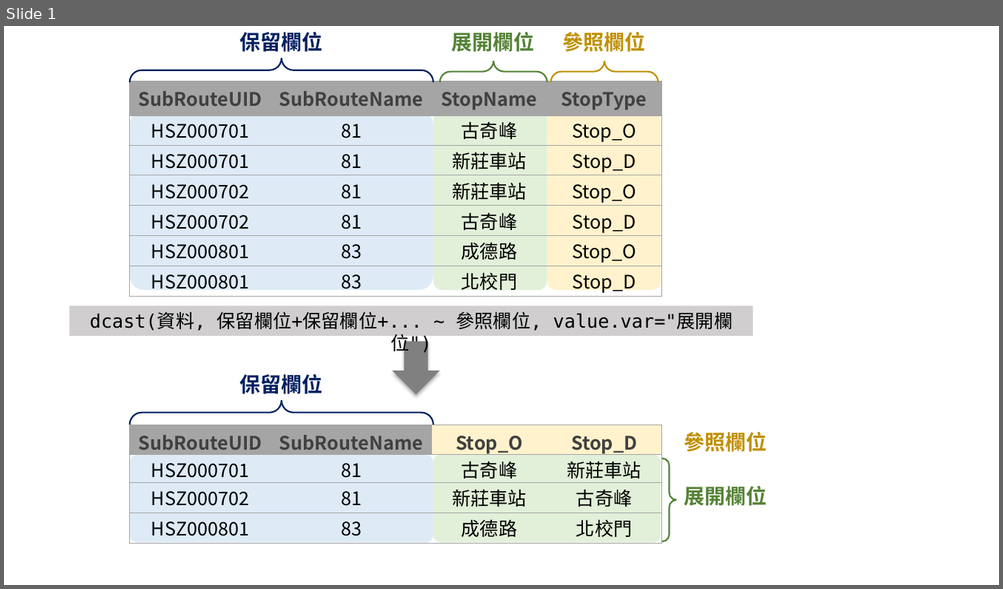
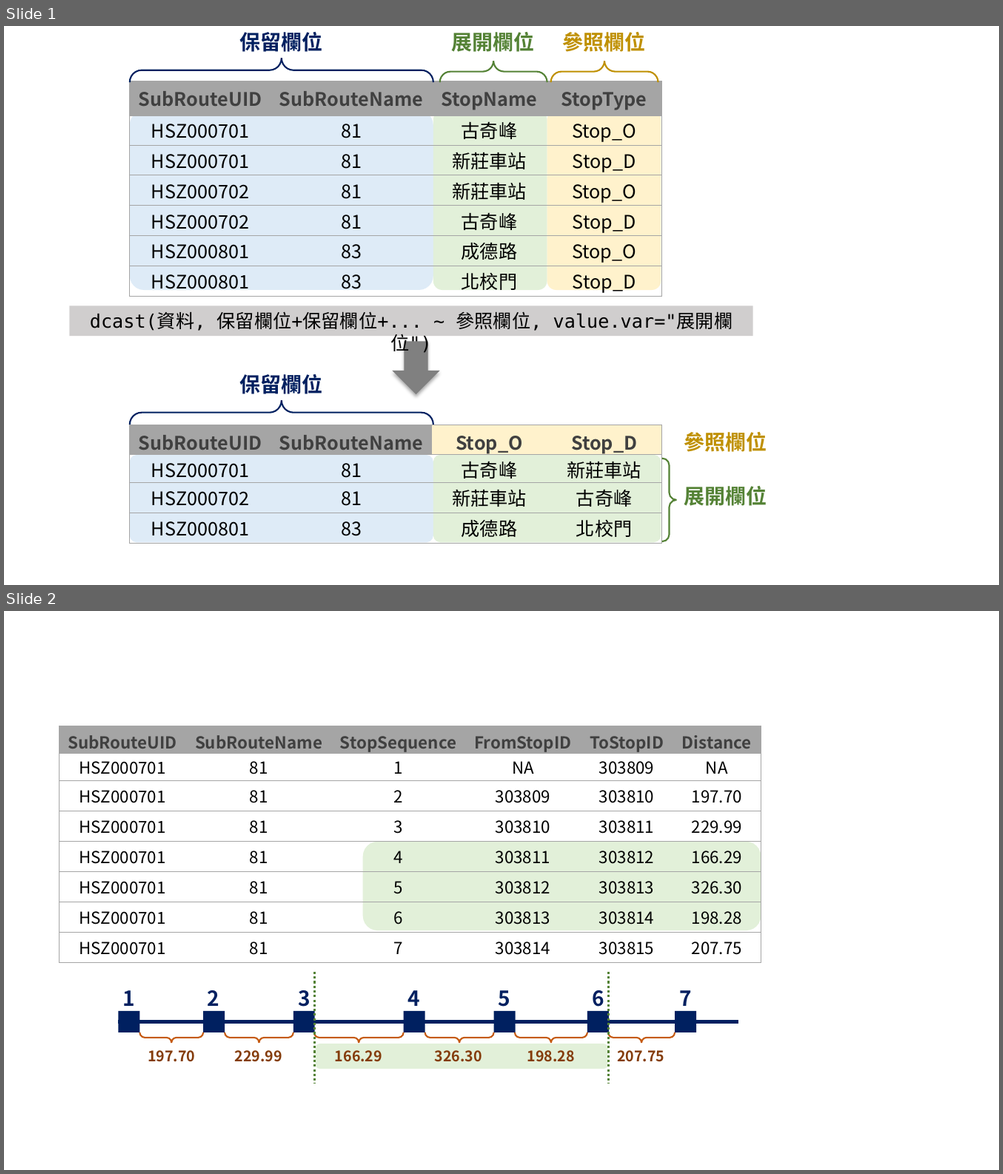
Before and after one commit to ChiaJung-Yeh/Transport-Analysis, a slide deck: figure/figure.pptx. Shown one above the other, each under a label of ours: slide 1 before the commit, slides 1 and 2 after it. The pictures are 1003x589 and 1003x1174 pixels, drawn with LibreOffice and Linux fonts; fonts in the diff are those of the drawing. Boxes give left, top, right and bottom in pixels: in the first picture for what was removed or moved away, otherwise in the second. Text is boxed around its words. In the diff, an @@ line names an element or a change of style, - is before the commit and + after.

```diff
--- a/figure/figure.pptx
+++ b/figure/figure.pptx
@@ slide 2 added at [4,611,999,1170], background #FFFFFF @@
@@ table added at [59,726,761,963], 8 rows, 6 columns @@
+SubRouteUID | SubRouteName | StopSequence | FromStopID | ToStopID | Distance
+HSZ000701 | 81 | 1 | NA | 303809 | NA
+HSZ000701 | 81 | 2 | 303809 | 303810 | 197.70
+HSZ000701 | 81 | 3 | 303810 | 303811 | 229.99
+HSZ000701 | 81 | 4 | 303811 | 303812 | 166.29
+HSZ000701 | 81 | 5 | 303812 | 303813 | 326.30
+HSZ000701 | 81 | 6 | 303813 | 303814 | 198.28
+HSZ000701 | 81 | 7 | 303814 | 303815 | 207.75
@@ rounded rectangle added at [363,842,761,931], fill #E2F0D9 @@
@@ line added from (314, 972) to (314, 1084), #548235 2.25 pt dashed @@
@@ line added from (609, 972) to (609, 1084), #548235 2.25 pt dashed @@
@@ text added at [122,991,135,1012], 20 pt, text #002060, bold @@
+1
@@ text added at [208,991,220,1012], 20 pt, text #002060, bold @@
+2
@@ text added at [298,991,310,1012], 20 pt, text #002060, bold @@
+3
@@ text added at [407,991,420,1012], 20 pt, text #002060, bold @@
+4
@@ text added at [498,991,511,1012], 20 pt, text #002060, bold @@
+5
@@ text added at [592,991,604,1012], 20 pt, text #002060, bold @@
+6
@@ text added at [679,991,691,1012], 20 pt, text #002060, bold @@
+7
@@ line added from (118, 1022) to (738, 1022), #002060 3 pt @@
@@ rectangle added at [118,1011,140,1034], fill #002060 @@
@@ rectangle added at [203,1011,225,1034], fill #002060 @@
@@ rectangle added at [293,1011,315,1034], fill #002060 @@
@@ rectangle added at [403,1011,425,1034], fill #002060 @@
@@ rectangle added at [493,1011,515,1034], fill #002060 @@
@@ rectangle added at [587,1011,609,1034], fill #002060 @@
@@ rectangle added at [674,1011,697,1034], fill #002060 @@
@@ left brace added at [140,1033,204,1043], outline #C55A11 1.5 pt @@
@@ text added at [148,1051,195,1062], 14 pt, text #843C0B, bold @@
+197.70
@@ left brace added at [225,1033,293,1043], outline #C55A11 1.5 pt @@
@@ text added at [235,1051,282,1062], 14 pt, text #843C0B, bold @@
+229.99
@@ left brace added at [314,1033,404,1043], outline #C55A11 1.5 pt @@
@@ rounded rectangle added at [315,1044,608,1069], fill #E2F0D9 @@
@@ text added at [335,1051,382,1062], 14 pt, text #843C0B, bold @@
+166.29
@@ left brace added at [425,1033,493,1043], outline #C55A11 1.5 pt @@
@@ text added at [435,1051,482,1062], 14 pt, text #843C0B, bold @@
+326.30
@@ left brace added at [515,1033,587,1043], outline #C55A11 1.5 pt @@
@@ text added at [527,1051,575,1062], 14 pt, text #843C0B, bold @@
+198.28
@@ left brace added at [609,1033,675,1043], outline #C55A11 1.5 pt @@
@@ text added at [617,1051,664,1062], 14 pt, text #843C0B, bold @@
+207.75
```
Also in this commit, not shown: 8 other files.
